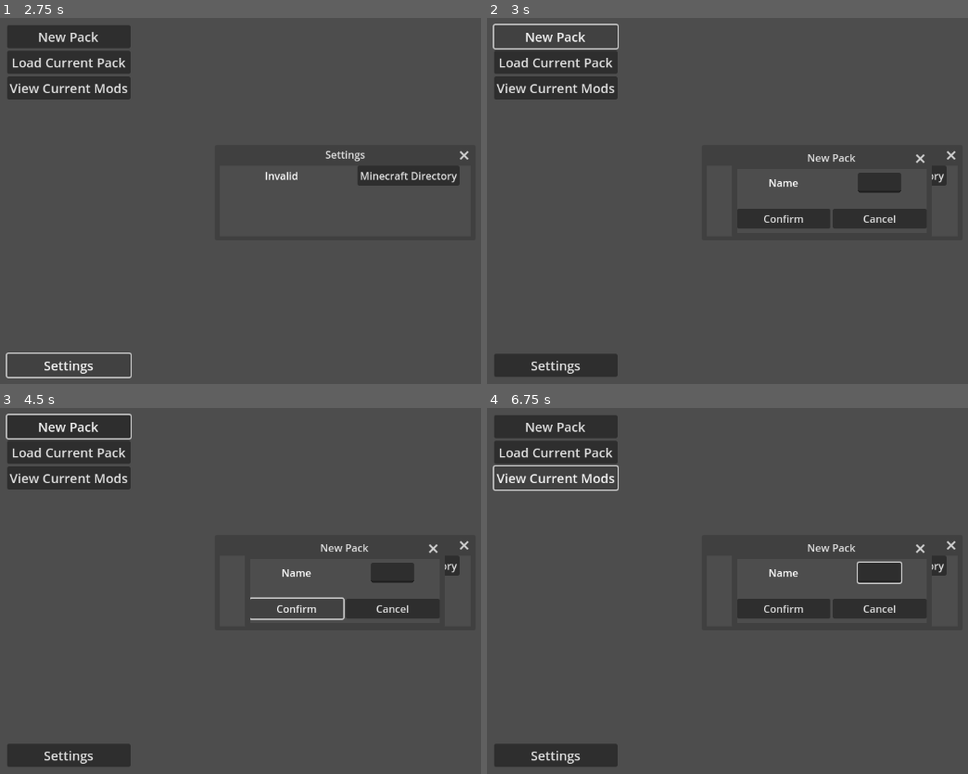
Above: before the commit, frames 1-4 (two rows, left to right).
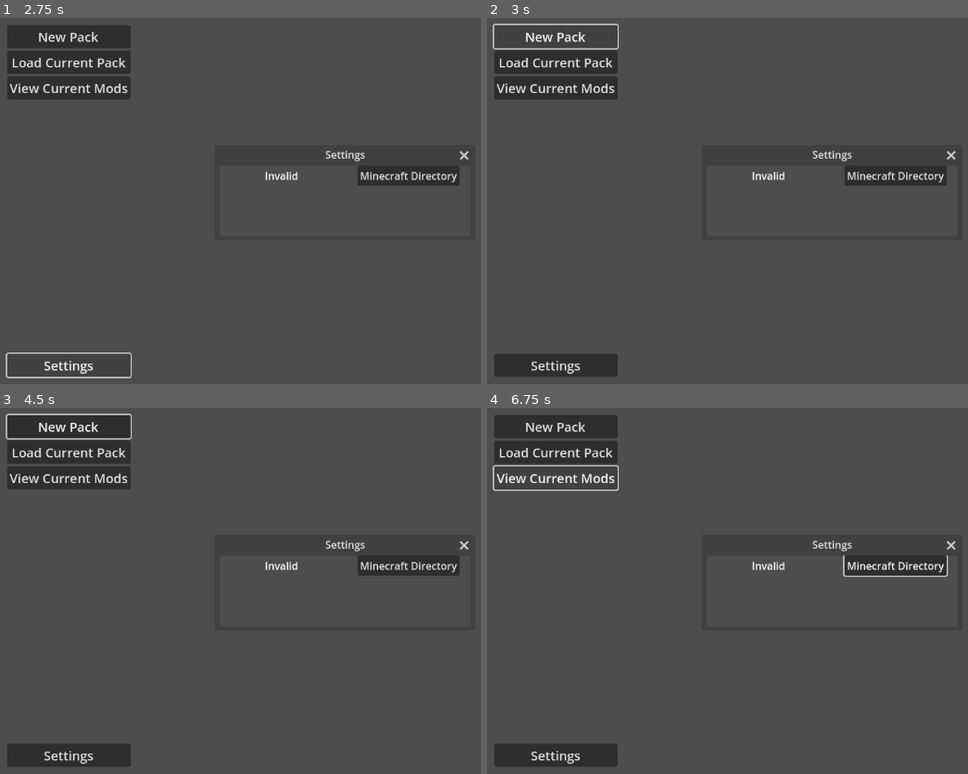
Above: after the commit, the same moments.

Repository: Shuflduf/minecraft-profile-handler
Game: Godot game, scene res://main.tscn
The game is run twice, just before and just after one commit, with the same random seed, the same clock (stepped at 60 frames per second) and the same inputs.
Inputs (mouse positions are in pixels of both pictures, inside the frame that each line leads up to):
- Up to frame 1 (2.75 s): click "Load Current Pack" at 0.5 s; click "View Current Mods" at 1.25 s; click "Settings" at 2 s
- Up to frame 2 (3 s): click "New Pack" at 2.75 s
- Up to frame 3 (4.5 s): click "New Pack" at 3.5 s; click (298, 609) at 4.25 s, where only the run before the commit has a clickable "Confirm"
- Up to frame 4 (6.75 s): click (785, 609) at 5 s, where only the run before the commit has a clickable "Confirm"; click "Minecraft Directory" at 5.75 s; click "View Current Mods" at 6.5 s

Frame 1 is identical in both runs. In frame 2, 3.1% of the frame differs, in the area x 52-93%, y 36-58%; in frame 3, 2.4%; in frame 4, 3.2%, in the area x 52-96%, y 36-58%.
Error before the commit: Invalid call. Nonexistent function 'get_mods_path' in base 'Nil'. (res://main.gd:59)

Commit message:
lots of bug fixes

Diff:
--- a/global.gd
+++ b/global.gd
@@ -1,3 +1,3 @@
 extends Node
 
-var minecraft_dir = "C:/Users/Computer/AppData/Roaming/.minecraft"
+var minecraft_dir: String
--- a/main.gd
+++ b/main.gd
@@ -6,20 +6,9 @@
 var current_profile: Profile
 
 func _ready() -> void:
-	for i in DirAccess.get_directories_at(Global.minecraft_dir):
-		if !i.begins_with("PROFILE "):
-			continue
-
-		var new_button = profile_scene.instantiate()
-		new_button.name = i.lstrip("PROFILE ")
-		new_button.text = new_button.name
-		%Profiles.add_child(new_button)
-		connect_profile(new_button)
-
-	if %Profiles.get_child_count():
-		current_profile = %Profiles.get_child(0)
-		%Profiles.get_child(0).selected = true
-	_on_view_current_pressed()
+	if Global.minecraft_dir.is_empty():
+		return
+	update_profiles()
 
 
 func add_profile(new_name: String):
@@ -29,6 +18,28 @@
 	%Profiles.add_child(new_button)
 	connect_profile(new_button)
 
+
+func update_profiles():
+
+	for i in %Profiles.get_children():
+		i.free()
+
+	for i in DirAccess.get_directories_at(Global.minecraft_dir):
+		if !i.begins_with("PROFILE "):
+			continue
+
+		var new_button = profile_scene.instantiate()
+		new_button.name = i.lstrip("PROFILE ")
+		new_button.text = new_button.name
+		new_button.set_deferred("selected", false)
+		%Profiles.add_child(new_button)
+		connect_profile(new_button)
+
+	if %Profiles.get_child_count():
+		print("HGDKNM")
+		current_profile = %Profiles.get_child(0)
+		%Profiles.get_child(0).set_deferred("selected", true)
+	_on_view_current_pressed()
 
 
 func connect_profile(prof: Profile):
@@ -53,6 +64,9 @@
 
 
 func _on_load_pack_pressed() -> void:
+	if Global.minecraft_dir.is_empty():
+		return
+
 	for i in DirAccess.get_files_at(Global.minecraft_dir + "/mods"):
 		DirAccess.remove_absolute(Global.minecraft_dir + "/mods/" + i)
 
@@ -62,6 +76,9 @@
 
 
 func _on_view_current_pressed() -> void:
+	if Global.minecraft_dir.is_empty():
+		return
+
 	for i in %Mods.get_children():
 		i.queue_free()
 
--- a/main.tscn
+++ b/main.tscn
@@ -87,10 +87,6 @@
 size_flags_horizontal = 6
 size_flags_vertical = 3
 
-[node name="Label" type="Label" parent="MarginContainer/HBoxContainer/VBoxContainer2/ScrollContainer/Mods"]
-layout_mode = 2
-text = "aaaaaaaaaaaaaaa"
-
 [node name="NewPackDialog" type="Window" parent="."]
 title = "New Pack"
 initial_position = 1
@@ -177,7 +173,7 @@
 [connection signal="pressed" from="MarginContainer/HBoxContainer/VBoxContainer3/NewPack" to="NewPackDialog" method="_on_new_pack_pressed"]
 [connection signal="pressed" from="MarginContainer/HBoxContainer/VBoxContainer3/LoadPack" to="." method="_on_load_pack_pressed"]
 [connection signal="pressed" from="MarginContainer/HBoxContainer/VBoxContainer3/ViewCurrent" to="." method="_on_view_current_pressed"]
-[connection signal="pressed" from="MarginContainer/HBoxContainer/VBoxContainer3/Settings" to="." method="_on_view_current_pressed"]
+[connection signal="pressed" from="MarginContainer/HBoxContainer/VBoxContainer3/Settings" to="Settings" method="_on_settings_pressed"]
 [connection signal="close_requested" from="NewPackDialog" to="NewPackDialog" method="_on_close_requested"]
 [connection signal="pressed" from="NewPackDialog/VBoxContainer/Buttons/Confirm" to="NewPackDialog" method="_on_confirm_pressed"]
 [connection signal="pressed" from="NewPackDialog/VBoxContainer/Buttons/Cancel" to="NewPackDialog" method="_on_cancel_pressed"]
--- a/new_pack_dialog.gd
+++ b/new_pack_dialog.gd
@@ -2,6 +2,8 @@
 
 
 func _on_new_pack_pressed() -> void:
+	if Global.minecraft_dir.is_empty():
+		return
 	show()
 	%Name.text = ""
 
--- a/profile_button.gd
+++ b/profile_button.gd
@@ -12,12 +12,10 @@
 var selected = false:
 	set(value):
 		selected = value
-		var stylebox = get_theme_stylebox("panel").duplicate()
 		if value == true:
-			stylebox.bg_color = Color.DARK_GRAY
+			change_colour(Color.DARK_GRAY)
 		else:
-			stylebox.bg_color = Color.DIM_GRAY
-		add_theme_stylebox_override("panel", stylebox)
+			change_colour(Color.DIM_GRAY)
 
 
 func _on_gui_input(event: InputEvent) -> void:
@@ -57,3 +55,8 @@
 	text = new_text
 	name = new_text
 	$ChangeName.hide()
+
+func change_colour(new_colour: Color):
+	var stylebox = get_theme_stylebox("panel").duplicate()
+	stylebox.bg_color = new_colour
+	add_theme_stylebox_override("panel", stylebox)
--- a/settings.gd
+++ b/settings.gd
@@ -16,12 +16,17 @@
 
 func _on_file_dialog_dir_selected(dir: String) -> void:
 	dir = dir.replace('\\', "/")
-	print(dir)
+	var valid = DirAccess.dir_exists_absolute(dir + "/mods")
+	if !valid:
+		return
 	Global.minecraft_dir = dir
-	var valid = DirAccess.dir_exists_absolute(dir + "/mods")
 	$VBoxContainer/MinecraftDir/Label.text = "Valid" if valid else "Invalid"
 	FileAccess.open("user://path.txt", FileAccess.WRITE).store_line(dir)
-
+	get_parent().update_profiles()
 
 func _on_close_requested() -> void:
 	hide()
+
+
+func _on_settings_pressed() -> void:
+	show()
